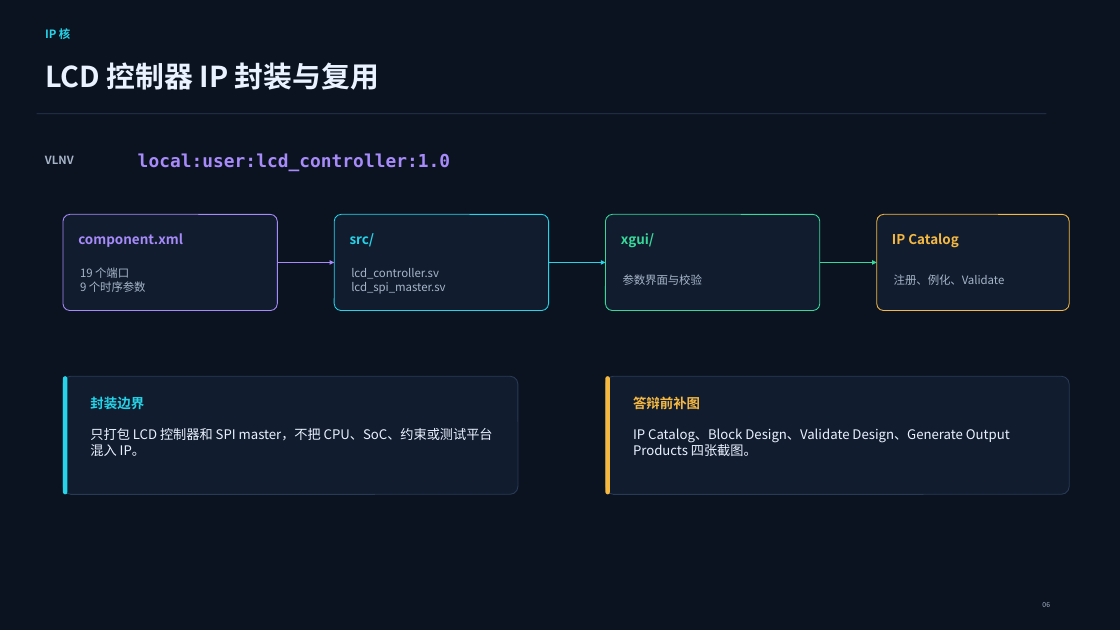
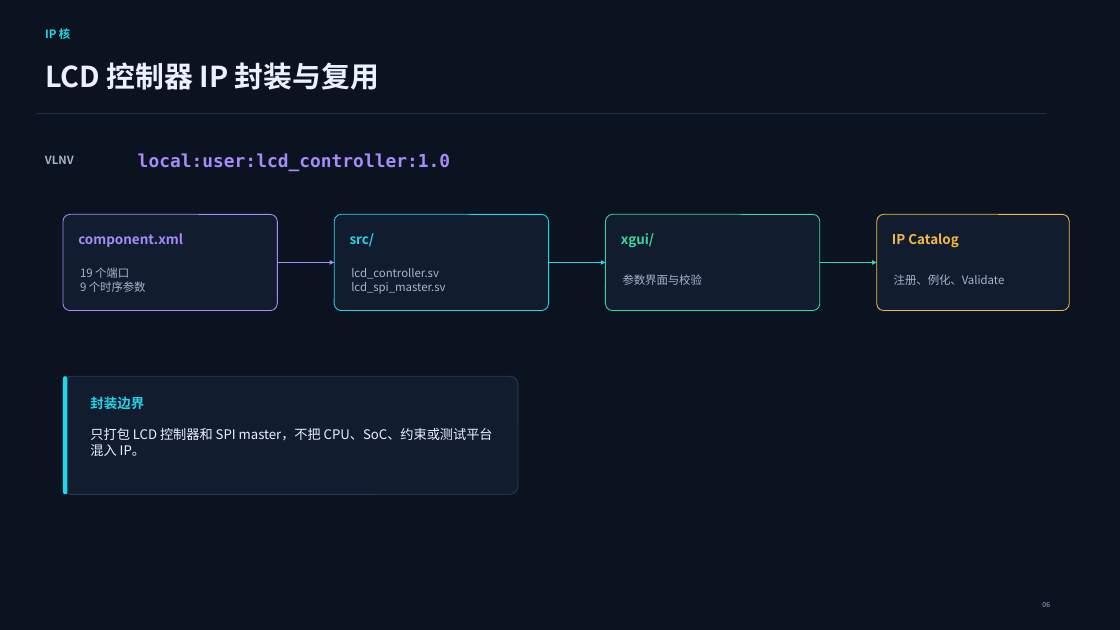
Before and after one commit to Neon246760/CPU-Course-Design, a slide deck: slide 6 of 提交物/09_接口控制器设计实验汇报PPT/1120233061.pptx. Drawn at 1120x630 pixels with LibreOffice and Linux fonts; fonts in the diff are those of the drawing. Boxes give left, top, right and bottom in pixels: in the first picture for what was removed or moved away, otherwise in the second. Text is boxed around its words. In the diff, an @@ line names an element or a change of style, - is before the commit and + after.

```diff
--- a/提交物/09_接口控制器设计实验汇报PPT/1120233061.pptx
+++ b/提交物/09_接口控制器设计实验汇报PPT/1120233061.pptx
@@ rounded rectangle removed at [606,376,1070,495] @@
@@ rounded rectangle removed at [606,376,610,495] @@
@@ text removed at [633,396,700,409] @@
-答辩前补图
@@ text removed at [633,428,1010,456] @@
-IP Catalog、Block Design、Validate Design、Generate Output Products 四张截图。
```
Also in this commit, not shown: 5 other slides changed, 6 other files.
